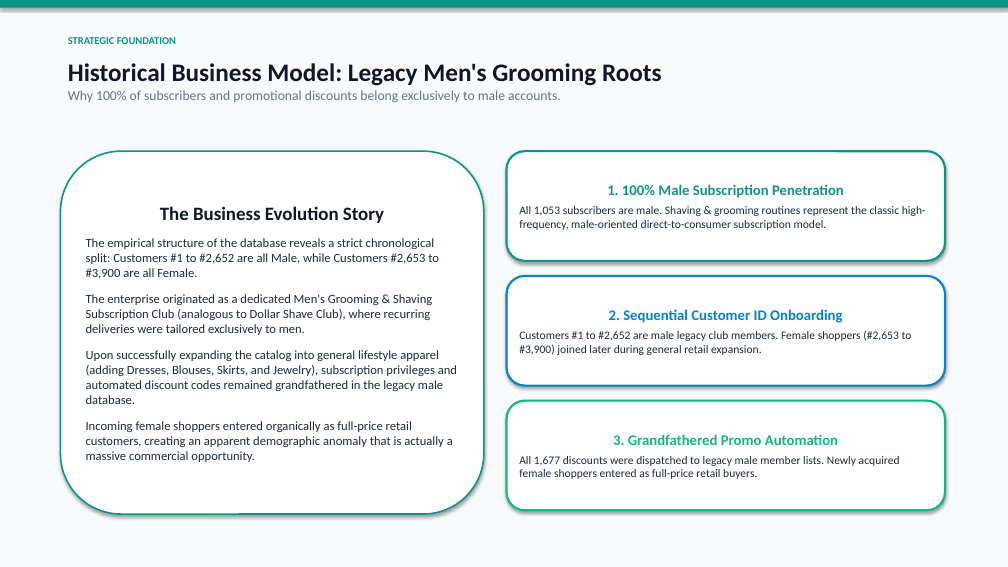
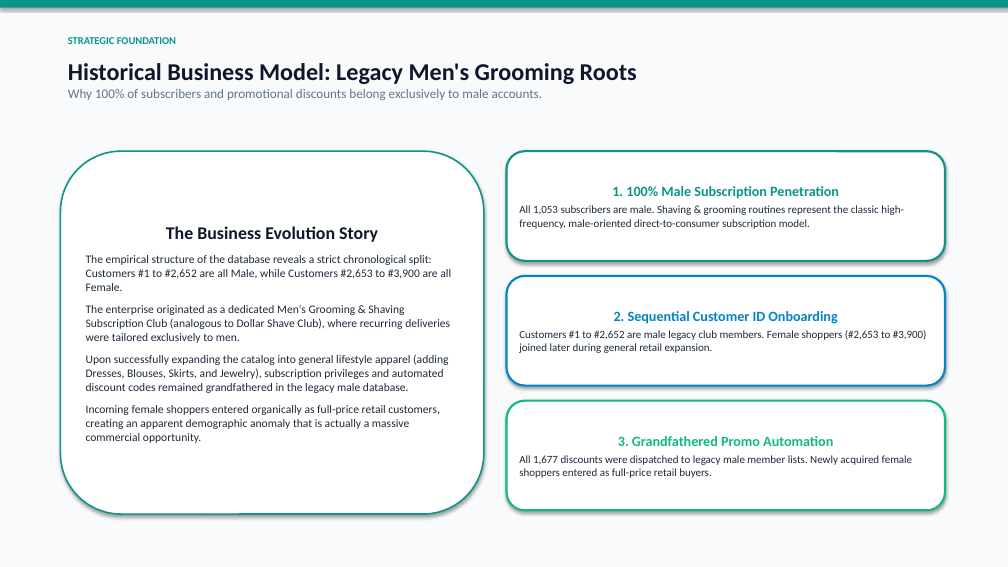
Before and after one commit to aladdin-dev0/retail-customer-behavior-analysis, a slide deck: slide 4 of reports/retail_customer_behavior_presentation.pptx (slide 3 before the commit). Drawn at 1008x567 pixels with LibreOffice and Linux fonts; fonts in the diff are those of the drawing. Boxes give left, top, right and bottom in pixels: in the first picture for what was removed or moved away, otherwise in the second. Text is boxed around its words. In the diff, an @@ line names an element or a change of style, - is before the commit and + after.

```diff
--- a/reports/retail_customer_behavior_presentation.pptx
+++ b/reports/retail_customer_behavior_presentation.pptx
@@ text "Historical Business Model: Legacy Men's ..." at bbox=[68, 63, 637, 100]: size 24 to 23 pt in "Historical Business Model: Legacy Men's Grooming Roots"; size 13 to 12.5 pt in "Why 100% of subscribers and promotional discounts ..." @@
@@ rounded rectangle "The Business Evolution Story" at bbox=[60, 151, 484, 514]: size 18 to 17 pt in "The Business Evolution Story"; size 12 to 11 pt; less space between paragraphs @@
@@ rounded rectangle "1. 100% Male Subscription Penetration" at bbox=[507, 151, 945, 261]: size 14 to 13.5 pt in "1. 100% Male Subscription Penetration"; size 11 to 10.5 pt in "All 1,053 subscribers are male. Shaving & ..."; less space between paragraphs @@
@@ rounded rectangle "2. Sequential Customer ID Onboarding" at bbox=[507, 276, 945, 386]: size 14 to 13.5 pt in "2. Sequential Customer ID Onboarding"; size 11 to 10.5 pt in "Customers #1 to #2,652 are male legacy ..."; less space between paragraphs @@
@@ rounded rectangle "3. Grandfathered Promo Automation" at bbox=[507, 401, 945, 510]: size 14 to 13.5 pt in "3. Grandfathered Promo Automation"; size 11 to 10.5 pt in "All 1,677 discounts were dispatched to legacy ..."; less space between paragraphs @@
```
Also in this commit, not shown: 6 other slides changed, 2 slides added, 2 slides removed, 1 other file.
